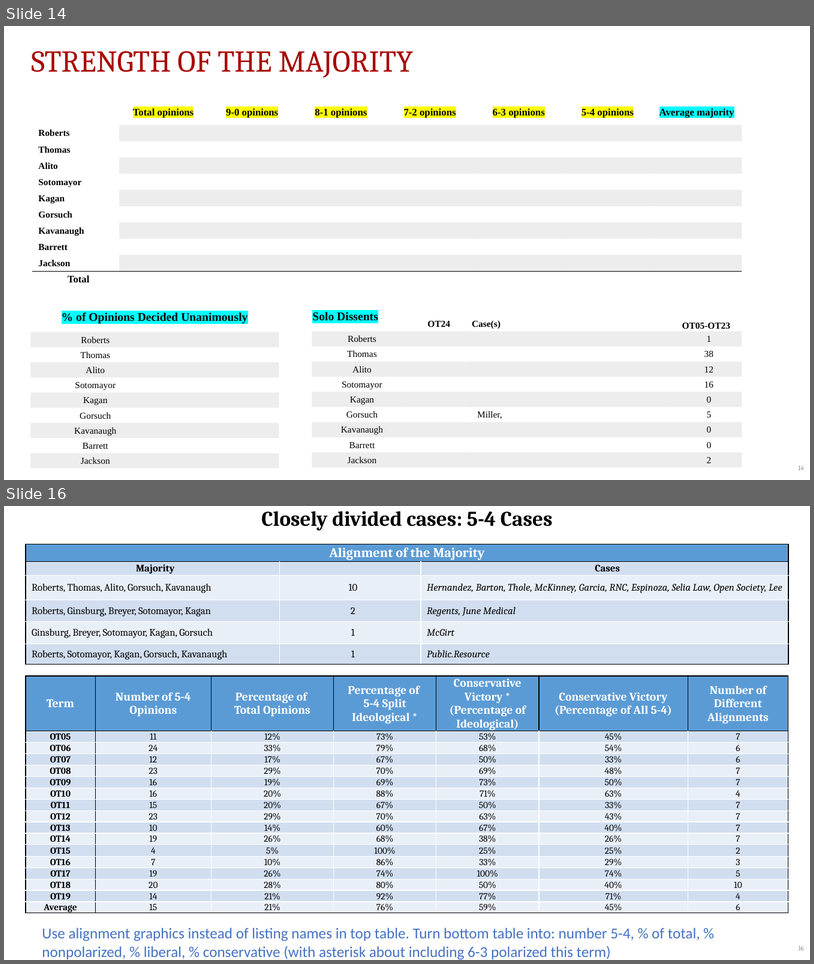
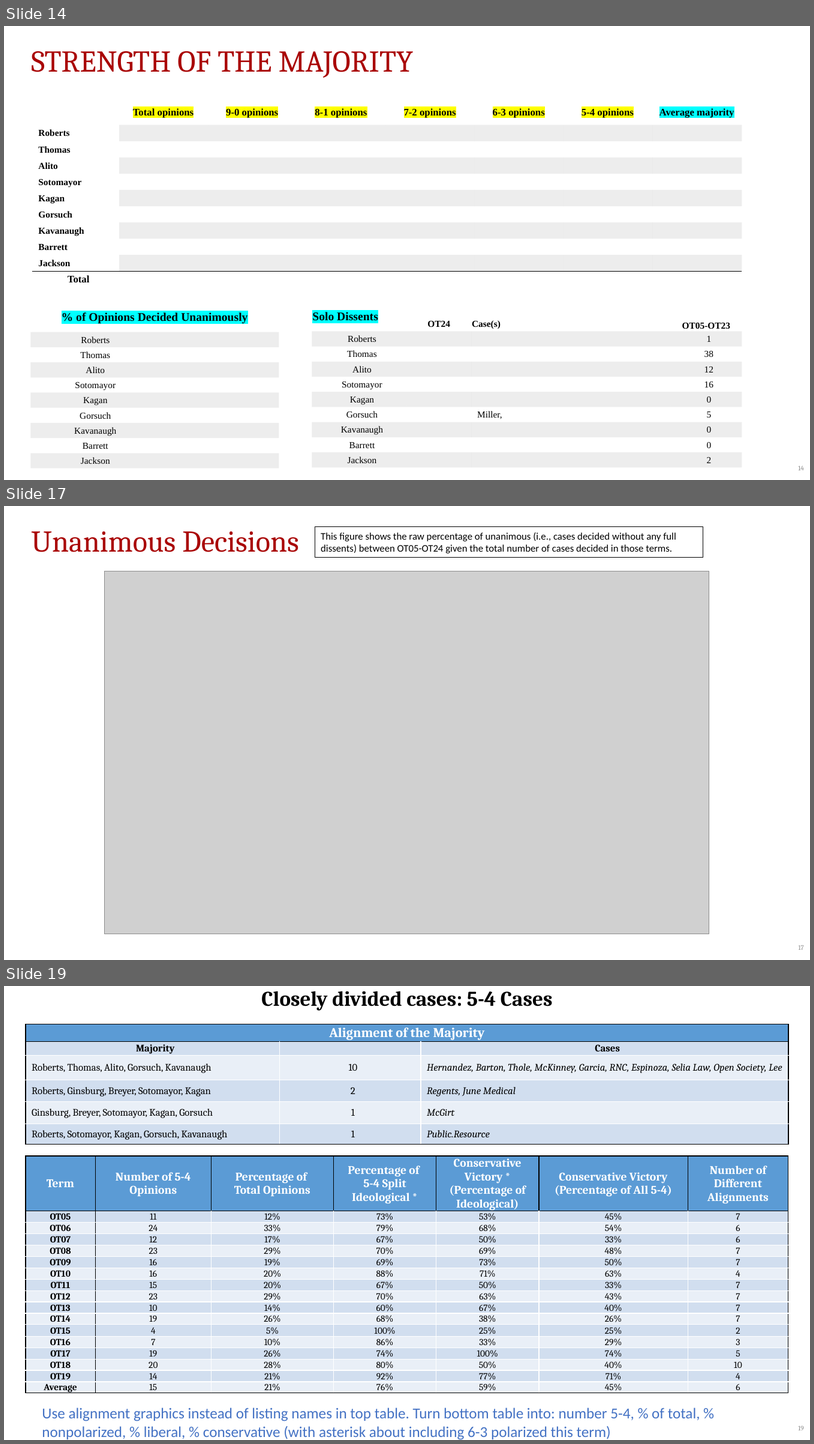
Before and after one commit to JakeTruscott/scotuswatch, a slide deck: Stat Reviews/OT24_StatReview/compilation/SCOTUSBlog/statpack_OT24.pptx. Shown one above the other, each under a label of ours: slides 14 and 16 before the commit, slides 14, 17 and 19 after it; the slides between them are not shown. The pictures are 814x964 and 814x1444 pixels, drawn with LibreOffice and Linux fonts; fonts in the diff are those of the drawing; grey boxes stand for pictures. Boxes give left, top, right and bottom in pixels: in the first picture for what was removed or moved away, otherwise in the second. Text is boxed around its words. In the diff, an @@ line names an element or a change of style, - is before the commit and + after.

```diff
--- a/Stat Reviews/OT24_StatReview/compilation/SCOTUSBlog/statpack_OT24.pptx
+++ b/Stat Reviews/OT24_StatReview/compilation/SCOTUSBlog/statpack_OT24.pptx
@@ slide 17 added at (4,506,810,960), background #FFFFFF @@
@@ text added at (31,531,299,552), 36 pt, text #A90404 @@
+Unanimous Decisions
@@ rectangle added at (315,526,704,557), outline #000000 0.75 pt, 12 pt, text #000000 @@
+This figure shows the raw percentage of unanimous (i.e., cases decided without any full dissents) between OT05-OT24 given the total number of cases decided in those terms.
@@ picture added at (105,571,710,934) @@
@@ page number added at (799,945,804,949), 8 pt, text #8C8C8C @@
+17
@@ what was slide 16 is now slide 19 @@
@@ page number at (798,1425,804,1430): text changed @@
-16
+19
```
Also in this commit, not shown: 9 slides changed, 3 other slides added, 2 slides removed, 6 other files.
